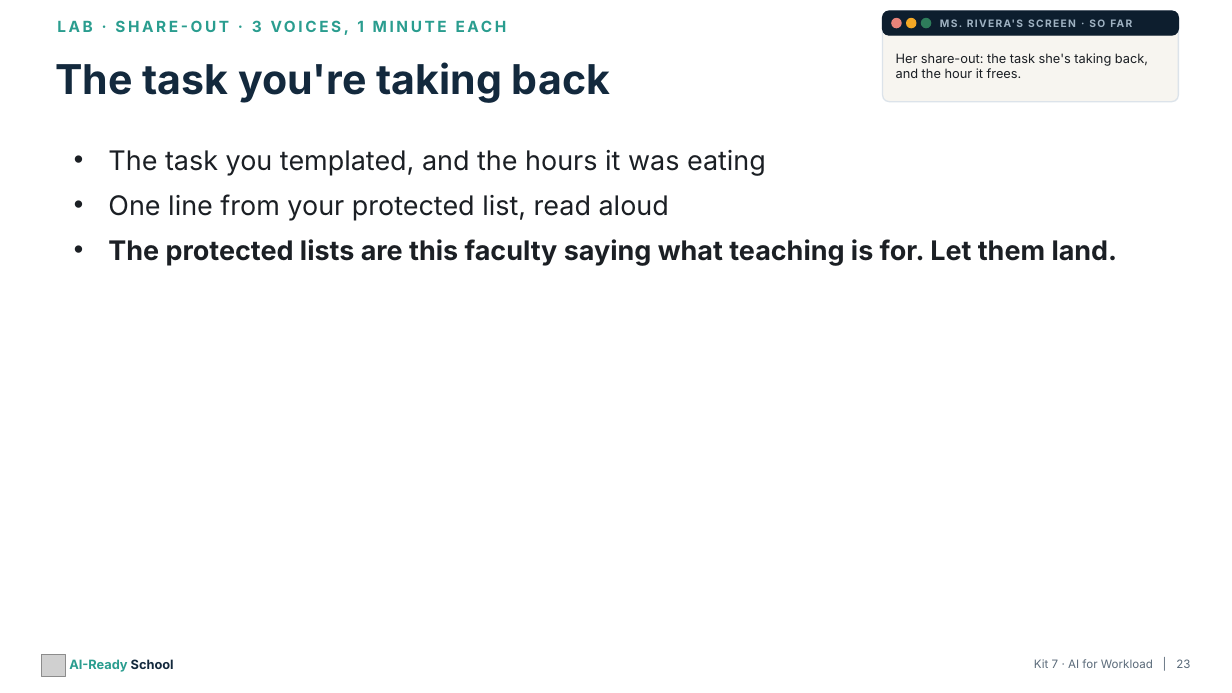
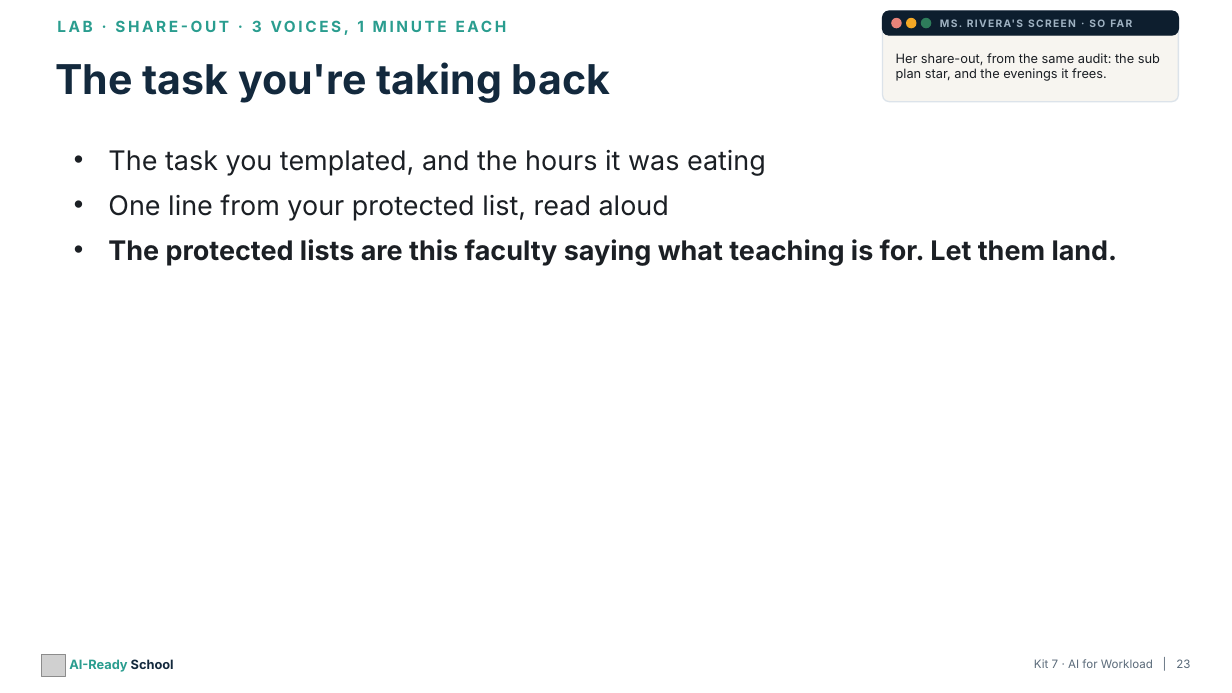
Before and after one commit to aspinozzi1/Ai-School-Ready, a slide deck: slide 23 of kits/kit07/Kit07_PresentationDeck.pptx. Drawn at 1232x693 pixels with LibreOffice and Linux fonts; fonts in the diff are those of the drawing; grey boxes stand for pictures. Boxes give left, top, right and bottom in pixels: in the first picture for what was removed or moved away, otherwise in the second. Text is boxed around its words. In the diff, an @@ line names an element or a change of style, - is before the commit and + after.

```diff
--- a/kits/kit07/Kit07_PresentationDeck.pptx
+++ b/kits/kit07/Kit07_PresentationDeck.pptx
@@ text at bbox=[896, 53, 1160, 81]: text changed @@
-Her share-out: the task she's taking back, and the hour it frees.
+Her share-out, from the same audit: the sub plan star, and the evenings it frees.
```
Also in this commit, not shown: 5 other slides changed, 11 other files.
